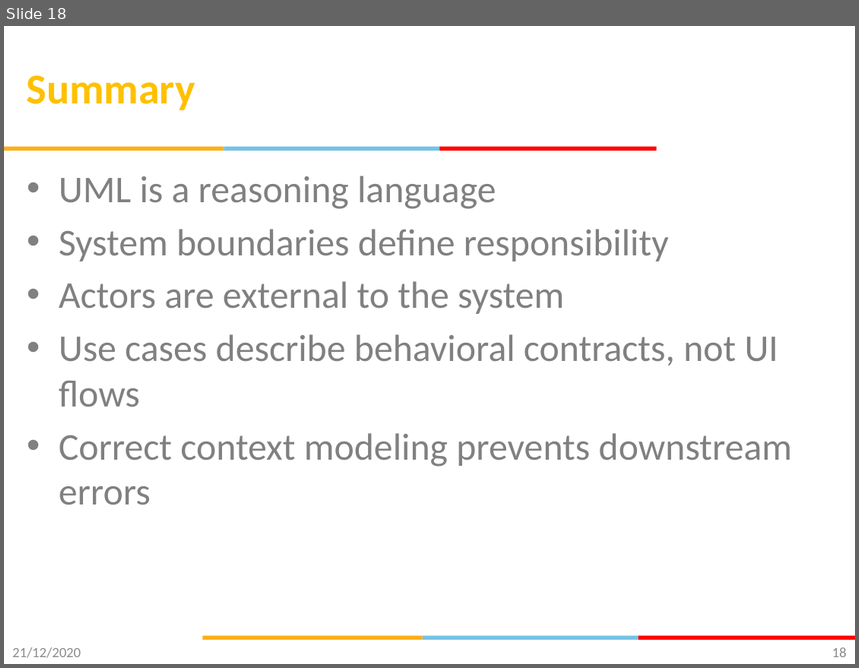
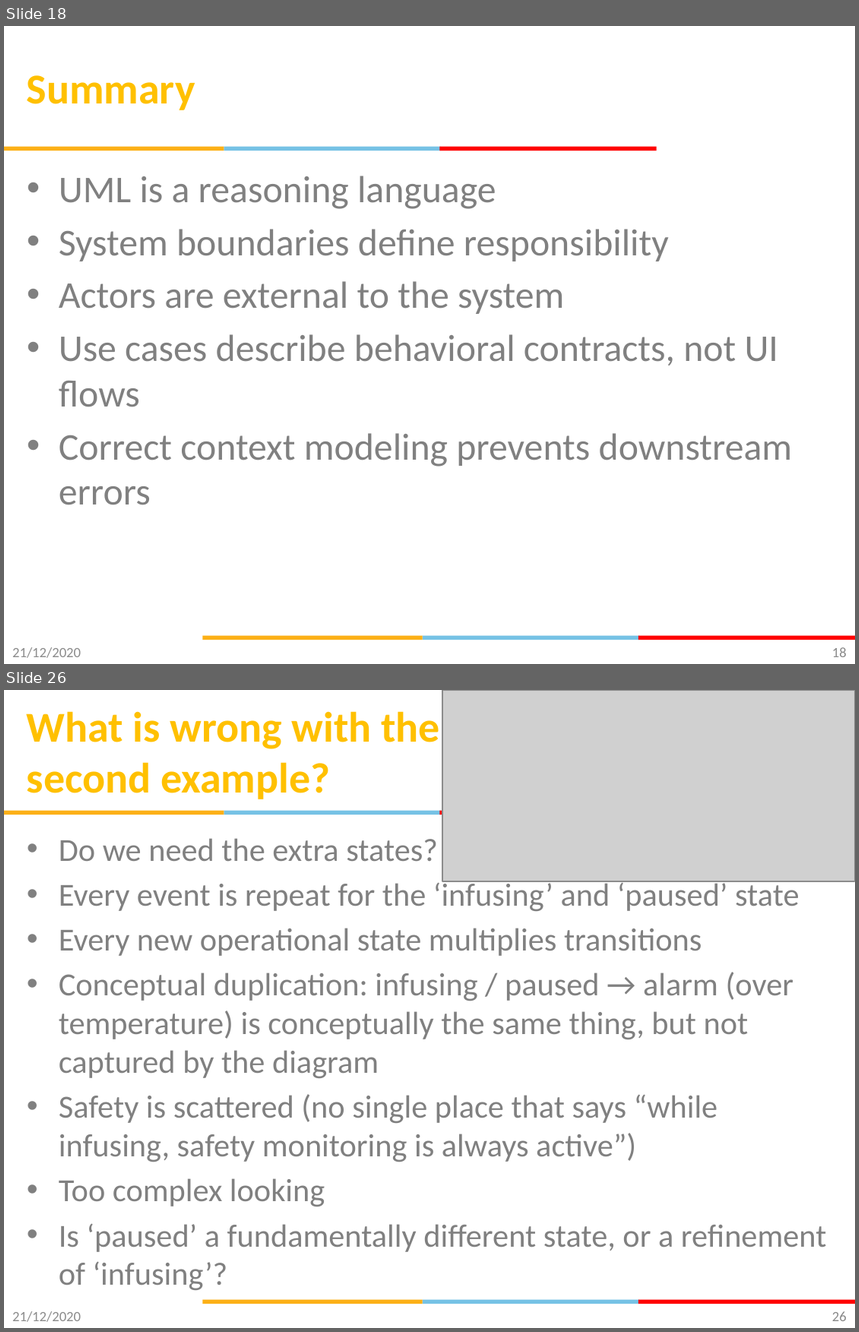
Before and after one commit to gsaurabhr-teaching/csg523-material, a slide deck: Lec-9-12-modeling-uml.pptx. Shown one above the other, each under a label of ours: slide 18 before the commit, slides 18 and 26 after it; the slides between them are not shown. The pictures are 859x668 and 859x1332 pixels, drawn with LibreOffice and Linux fonts; fonts in the diff are those of the drawing; grey boxes stand for pictures; background and template pictures are left out. Boxes give left, top, right and bottom in pixels: in the first picture for what was removed or moved away, otherwise in the second. Text is boxed around its words. In the diff, an @@ line names an element or a change of style, - is before the commit and + after.

Commit message:
UML state charts

```diff
--- a/Lec-9-12-modeling-uml.pptx
+++ b/Lec-9-12-modeling-uml.pptx
@@ slide 26 added at (4,690,855,1328), background #FFFFFF; not listed: 6 template elements that a slide beside it also shows @@
@@ title added at (27,711,440,799), 36 pt, text #FFC000, bold @@
+What is wrong with the second example?
@@ picture added at (443,690,855,882) @@
@@ text added at (59,838,827,1290), 27.2 pt, text #808080 @@
+• Do we need the extra states?
+• Every event is repeat for the ‘infusing’ and ‘paused’ state
+• Every new operational state multiplies transitions
+• Conceptual duplication: infusing / paused → alarm (over temperature) is conceptually the same thing, but not captured by the diagram
+• Safety is scattered (no single place that says “while infusing, safety monitoring is always active”)
+• Too complex looking
+• Is ‘paused’ a fundamentally different state, or a refinement of ‘infusing’?
@@ text added at (12,1312,81,1322), 12 pt, text #8C8C8C @@
+21/12/2020
@@ page number added at (832,1312,847,1322), 12 pt, text #898989 @@
+26
```
Also in this commit, not shown: 1 slide changed, 14 other slides added.
